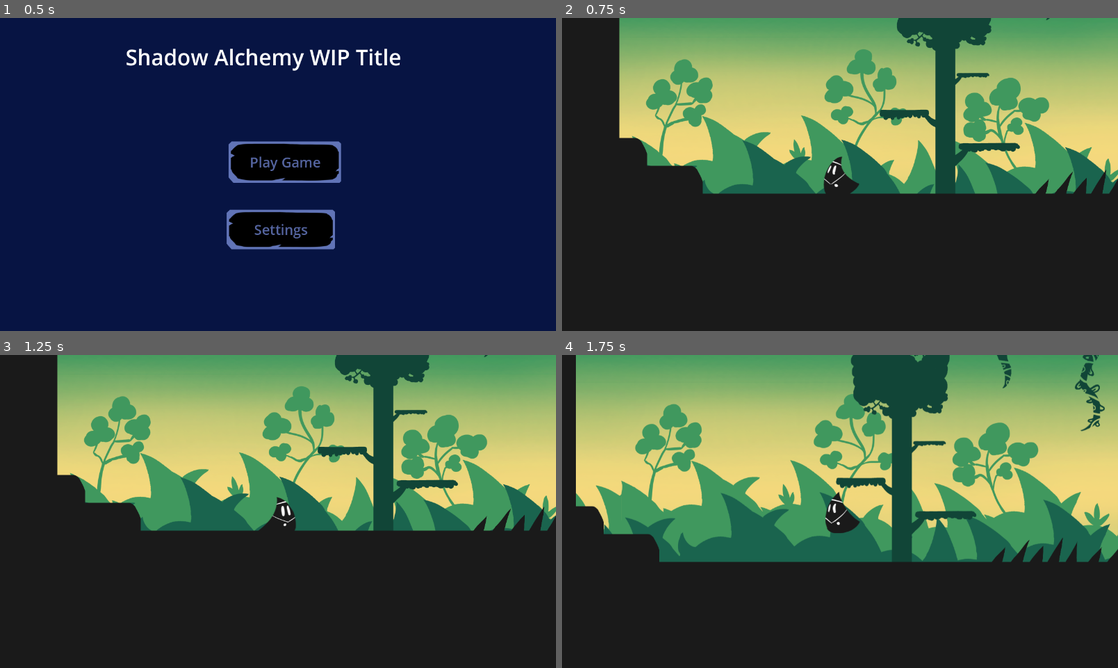
Above: before the commit, frames 1-4 (two rows, left to right).
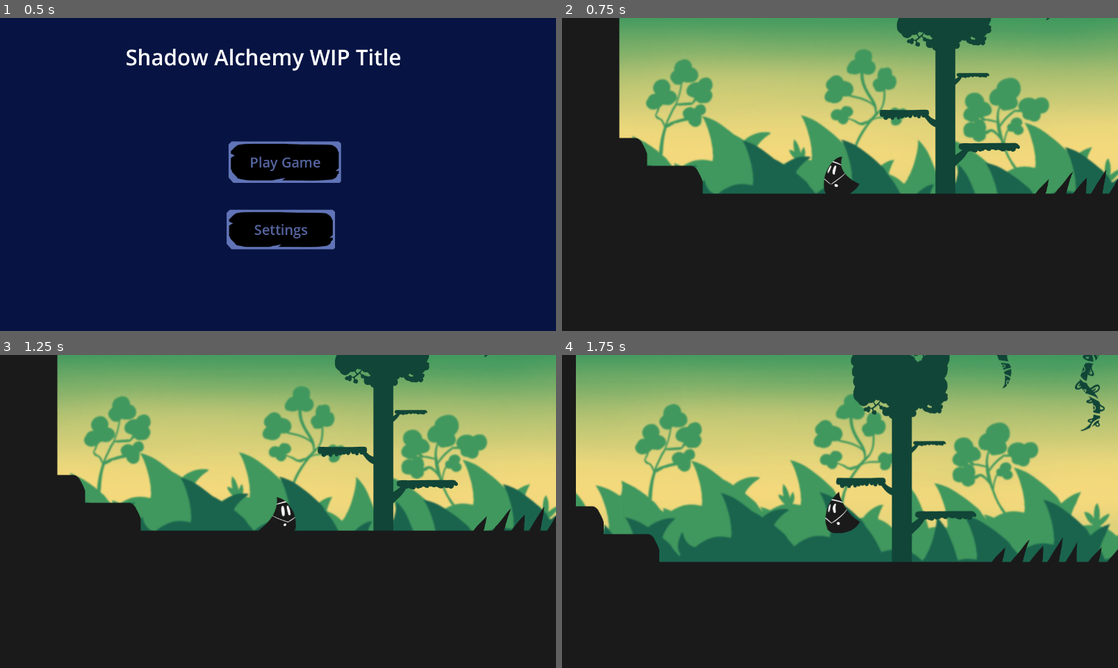
Above: after the commit, the same moments.

Repository: NicholasFlood2000/PirateSoftwareShadowAlchemy
Game: Godot game, scene res://Scenes/MainMenu.tscn
Same seed, same stepped clock (60 frames per second), same inputs: the game is played once before the commit and once after it.
Inputs:
- Up to frame 1 (0.5 s): no input
- Up to frame 2 (0.75 s): click "Play Game" at 0.5 s
- Up to frame 3 (1.25 s): no input
- Up to frame 4 (1.75 s): tap Enter at 1.25 s; hold D (MoveRight) from 1.28 s (still down); tap J (Interact) at 1.35 s; tap Space (Jump) at 1.52 s

Frame 1 is identical in both runs. In frame 2, 1.8% of the frame differs, in the area x 12-100%, y 13-54%; in frame 3, 1.8%; in frame 4, 2.0%, in the area x 2-100%, y 14-58%.

Commit message:
Added the new graphics

Diff:
--- a/Scripts/BlurSlider.gd
+++ b/Scripts/BlurSlider.gd
@@ -4,7 +4,7 @@
 # Called when the node enters the scene tree for the first time.
 func _ready():
 	GlobalSettings.BlurChanged.connect(UpdateBlur)
-	pass # Replace with function body.
+	self.material.set("shader_parameter/lod_value", 1)
 
 
 # Called every frame. 'delta' is the elapsed time since the previous frame.
Binary file added: Assets/Graphics/AirformSheet.png
Binary file added: Assets/Graphics/DeathParticleSheet.png
Binary file added: Assets/Graphics/TransformationSheet.png
